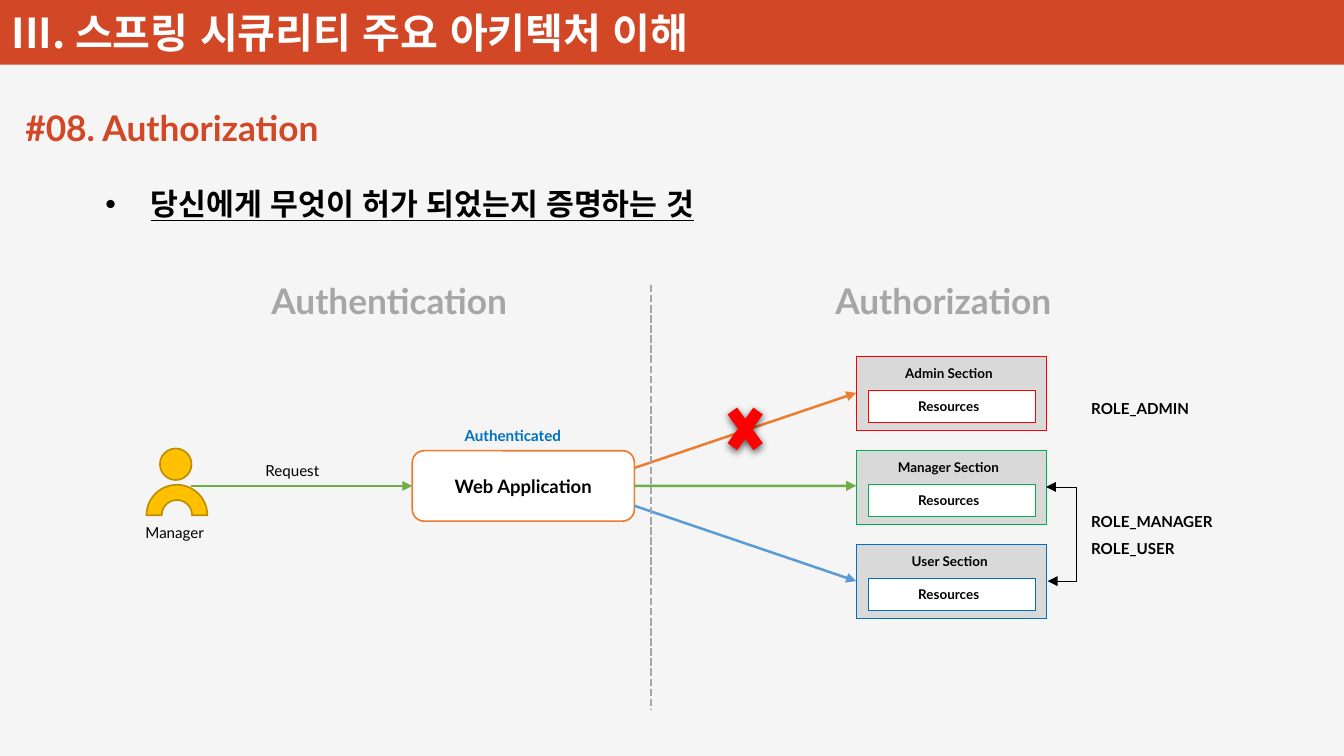
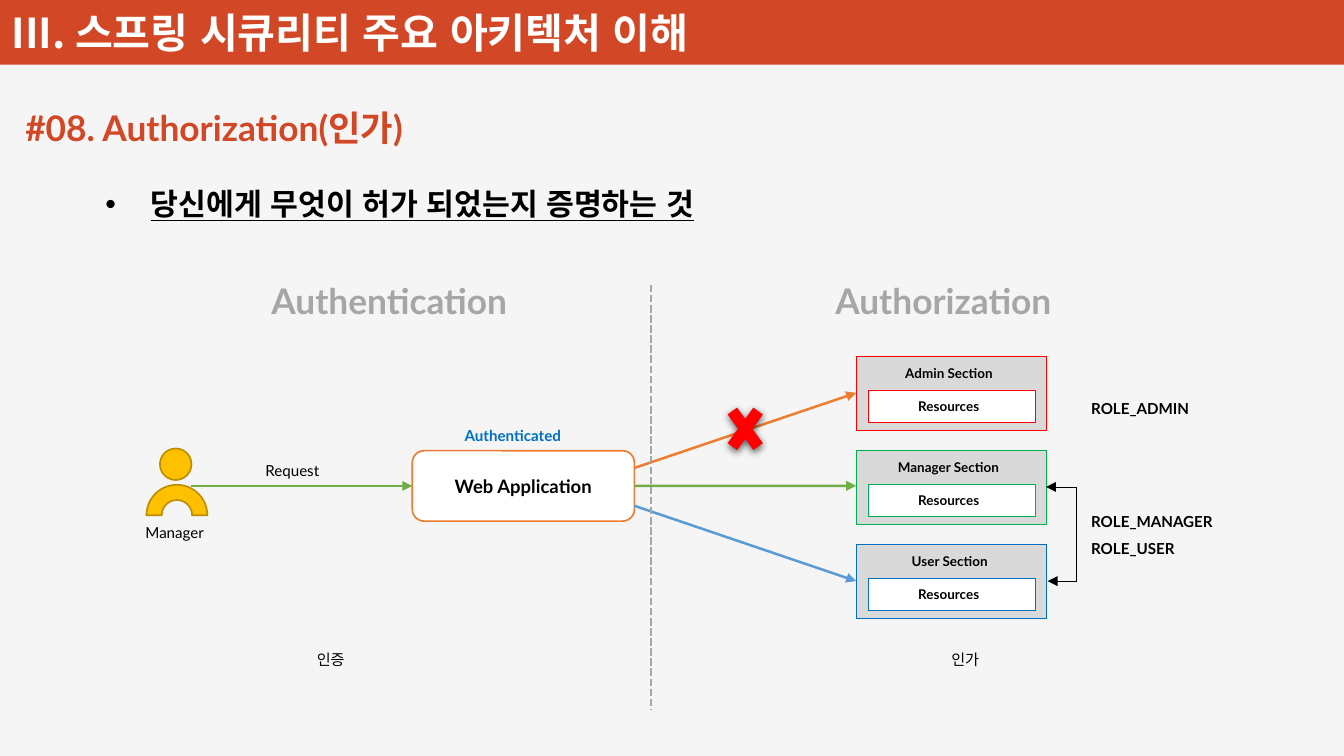
Before and after one commit to plitche/Inflearn_Spring_Security, a slide deck: slide 86 of Document/강의안.pptx. Drawn at 1344x756 pixels with LibreOffice and Linux fonts; fonts in the diff are those of the drawing. Boxes give left, top, right and bottom in pixels: in the first picture for what was removed or moved away, otherwise in the second. Text is boxed around its words. In the diff, an @@ line names an element or a change of style, - is before the commit and + after.

Commit message:
AuthenticationProvider, Authorization, FilterSecurityInterceptor

```diff
--- a/Document/강의안.pptx
+++ b/Document/강의안.pptx
@@ text at <box>25,111,402,147</box>: text changed @@
-#08. Authorization
+#08. Authorization(인가)
@@ text added at <box>317,652,345,666</box>, 9 pt, text #000000 @@
+인증
@@ text added at <box>951,652,979,667</box>, 9 pt, text #000000 @@
+인가
```
Also in this commit, not shown: 2 other slides changed, 2 other files.
